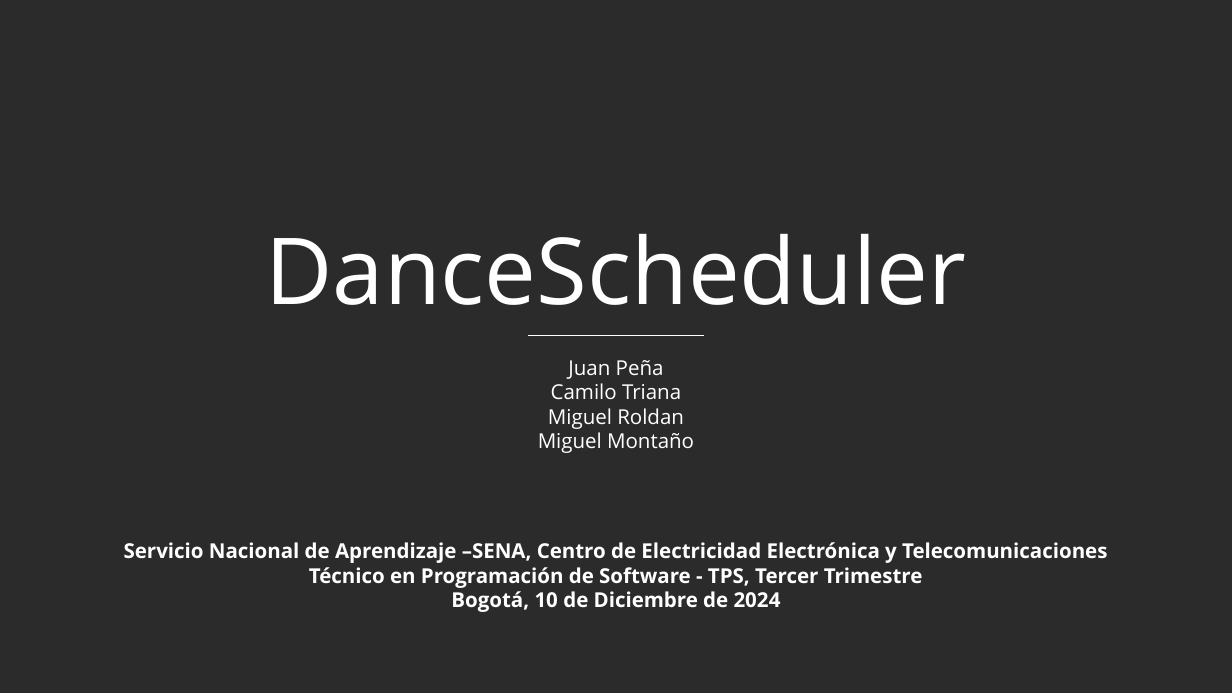
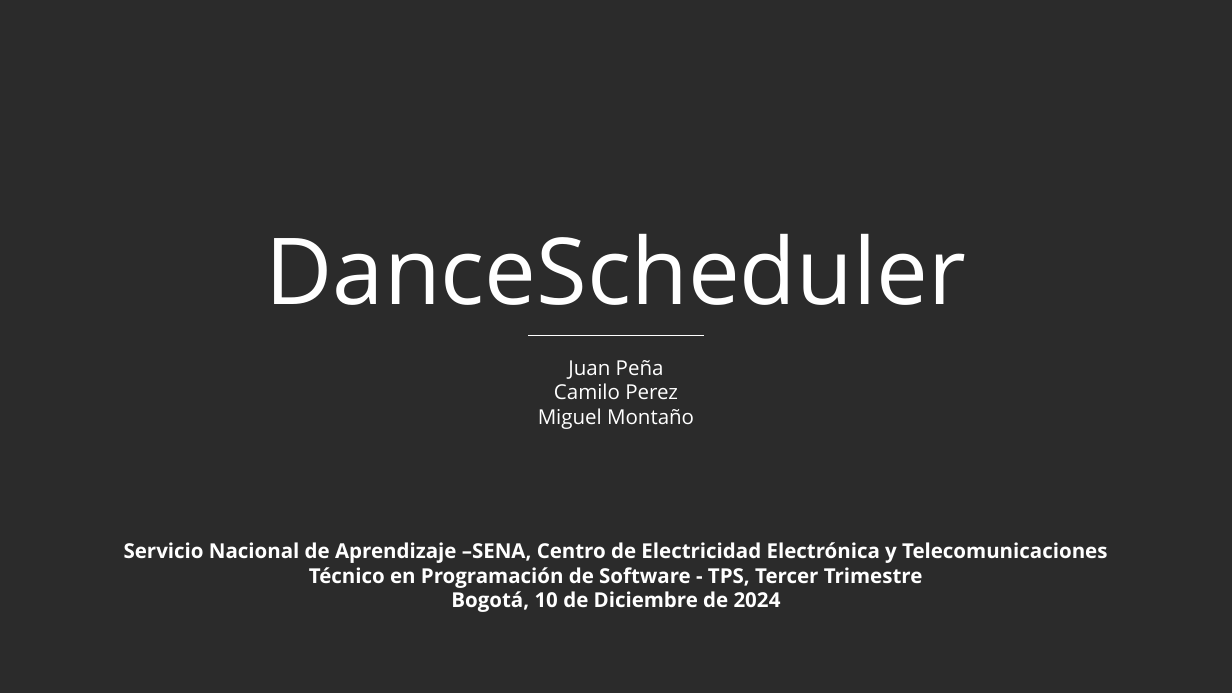
Before and after one commit to SotfwareTeam/Pteamgtecno, a slide deck: slide 1 of Proyecto/TRIMESTRE 3/PRESENTACION/Contextualización del Proyecto.pptx. Drawn at 1232x693 pixels with LibreOffice and Linux fonts; fonts in the diff are those of the drawing; background and template pictures are left out; a plain dark background stands for a picture behind light text. Boxes give left, top, right and bottom in pixels: in the first picture for what was removed or moved away, otherwise in the second. Text is boxed around its words. In the diff, an @@ line names an element or a change of style, - is before the commit and + after.

```diff
--- a/Proyecto/TRIMESTRE 3/PRESENTACION/Contextualización del Proyecto.pptx
+++ b/Proyecto/TRIMESTRE 3/PRESENTACION/Contextualización del Proyecto.pptx
@@ text at <box>554,383,678,399</box>: text changed @@
-Camilo Triana
-Miguel Roldan
+Camilo Perez
```
Also in this commit, not shown: 1 other file.
